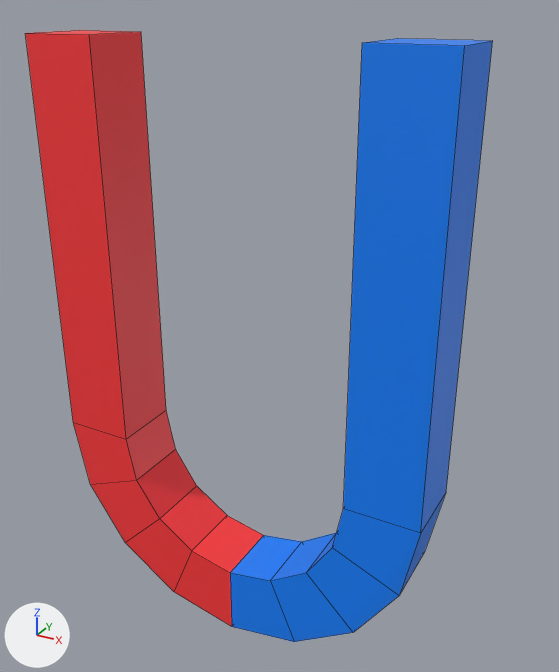
The Blender file BlenderRaw/Magnet.blend: old version first, new version second.
Camera for both pictures: a 50 mm lens placed at (1.79, -2.89, 2.15), pointed at (0.13, 0.13, 0.64). The lights are fixed; the arrows at lower left show +X, +Y and +Z. Mesh edges are drawn as thin lines.
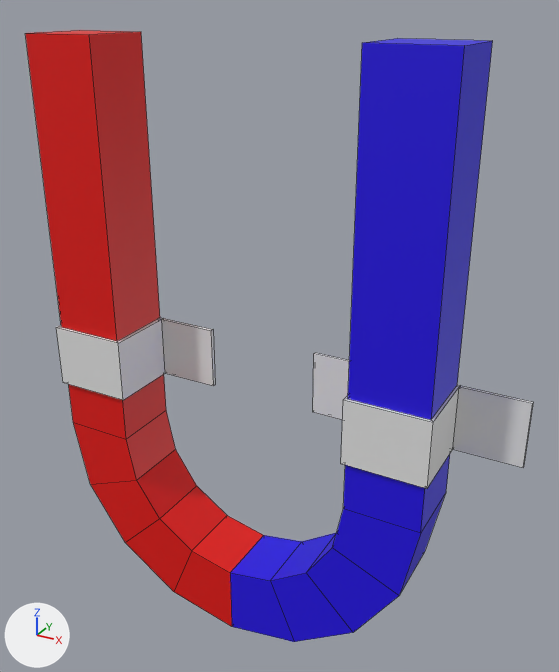
The change, as JSON lines over the scene's bpy script:
```json
{"op": "add", "block": "mat_blue", "code": ["mat_blue = principled_material('Blue')", "mat_blue.base_color = (0.0148, 0.0, 0.8)  # blue #2000e7"]}
{"op": "add", "block": "mat_red", "code": ["mat_red = principled_material('Red')", "mat_red.base_color = (0.8, 0.00218, 0.0)  # red #e70700"]}
{"op": "add", "block": "mat_fabricstick", "code": ["mat_fabricstick = principled_material('FabricStick')", "mat_fabricstick.base_color = (0.8, 0.8, 0.8)  # white #e7e7e7"]}
{"block": "me_cylinder", "where": "me_cylinder.from_pydata(...)  # 44 vertices, 42 faces; spans x -1.0..1.0, y -0.18..0.18, z -1.0..2.0"}
{"block": "me_cylinder", "where": "# used by ob_cylinder; location = (0.0, 0.0, 0.0)"}
{"block": "me_cylinder", "change": "me_cylinder part 1: 21 faces spanning x -1.0..0.0, y -0.18..0.18, z -1.0..2.0 switch from mat_m_magnet (picture img_tex_magnet) to mat_red (red #e70700)"}
{"block": "me_cylinder", "change": "me_cylinder part 2: 21 faces spanning x 0.0..1.0, y -0.18..0.18, z -1.0..2.0 switch from mat_m_magnet (picture img_tex_magnet) to mat_blue (blue #2000e7)"}
{"op": "add", "block": "me_cylinder_002", "code": ["me_cylinder_002 = bpy.data.meshes.new('Cylinder.002')", "me_cylinder_002.from_pydata(...)  # 64 vertices, 60 faces; spans x -1.34..1.33, y -0.19..0.18, z 0.25..0.57", "me_cylinder_002.materials.append(mat_fabricstick)  # its picture is missing"]}
{"op": "add", "block": "ob_cylinder_002", "code": ["ob_cylinder_002 = bpy.data.objects.new('Cylinder.002', me_cylinder_002)", "ob_cylinder_002.location = (0.0, 0.0, 0.0)"]}
```

Changed parts and their boxes (x1, y1, x2, y2) in the pictures (559 x 672 px):
```json
{"object": "Cylinder.002", "change": "added", "after": [56, 318, 533, 489]}
{"part": 1, "of": "me_cylinder", "change": "recoloured", "before": [25, 30, 263, 626], "after": [25, 30, 263, 626]}
{"part": 2, "of": "me_cylinder", "change": "recoloured", "before": [230, 38, 493, 642], "after": [230, 38, 493, 642]}
```
